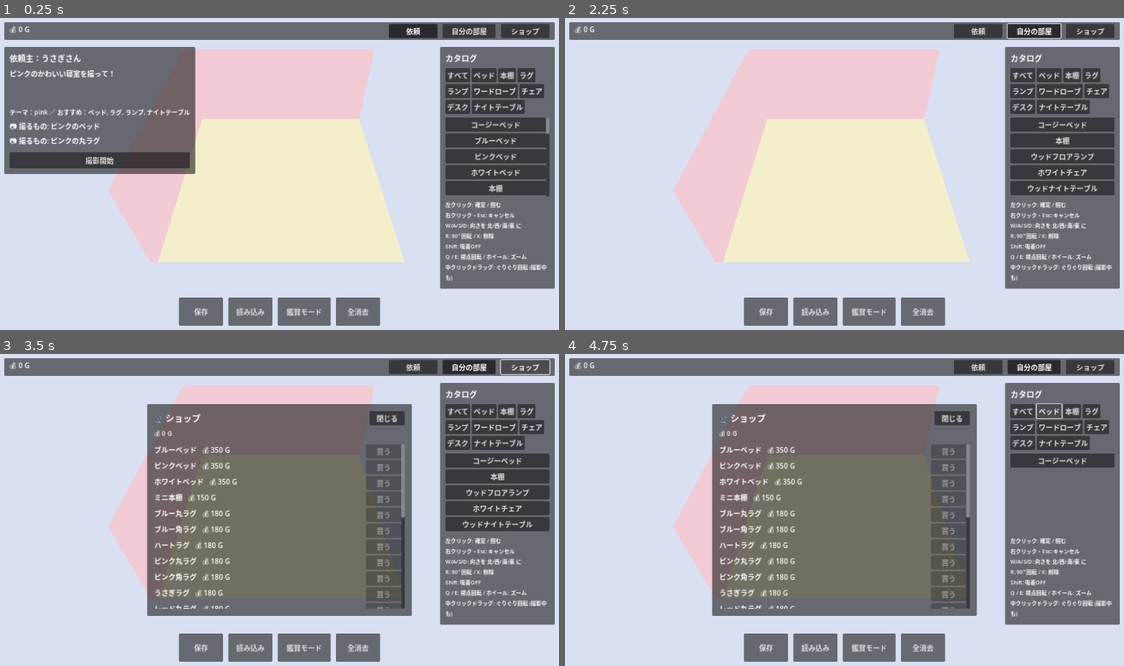
Above: before the commit, frames 1-4 (two rows, left to right).
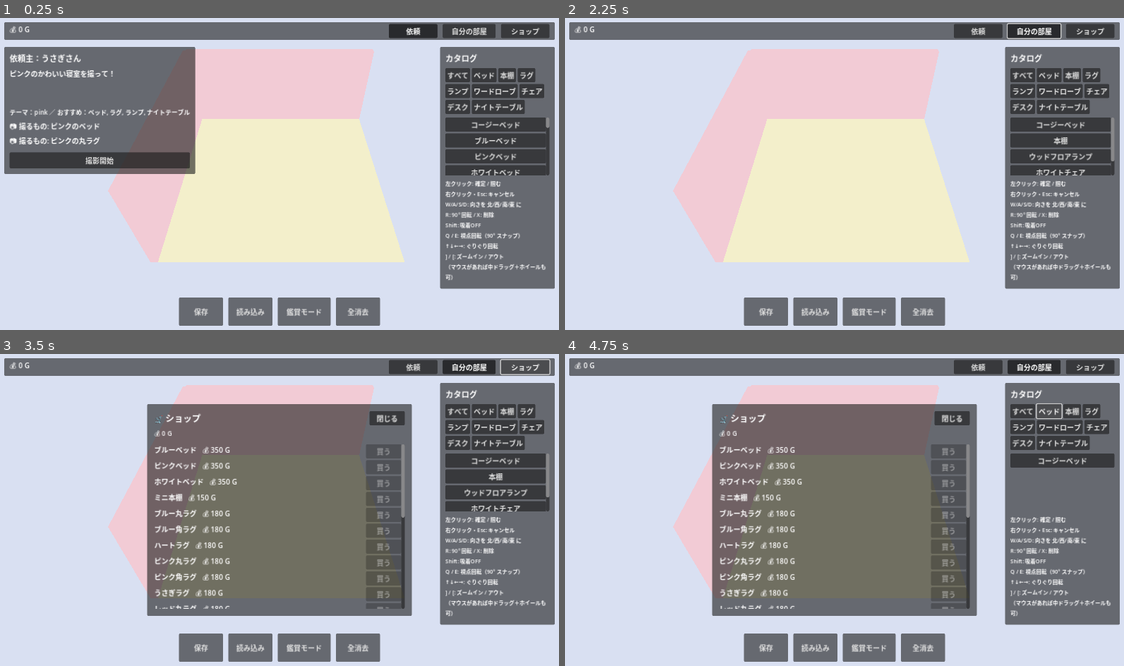
Above: after the commit, the same moments.

Repository: murasakiutau-create/3dgame
Game: Godot game, scene res://scenes/main.tscn
The game is run twice, just before and just after one commit, with the same random seed, the same clock (stepped at 60 frames per second) and the same inputs.
Inputs:
- Up to frame 1 (0.25 s): no input
- Up to frame 2 (2.25 s): click "撮影開始" at 0.5 s; click "依頼" at 1.25 s; click "自分の部屋" at 2 s
- Up to frame 3 (3.5 s): click "ショップ" at 2.75 s
- Up to frame 4 (4.75 s): click "すべて" at 3.5 s; click "ベッド" at 4.25 s

The runs differ from the first frame. In frame 1, 2.2% of the frame differs, in the area x 79-99%, y 34-85%; in frame 2, 2.6%, in the area x 79-99%, y 31-85%; in frame 3, 2.6%; in frame 4, 1.3%.

Commit message:
Add keyboard-only orbit and zoom for trackpad users
User has no mouse, so middle-drag and scroll wheel are not usable.
Adds in CameraIso._process:
- Arrow keys (←→↑↓): smooth orbit (yaw on horizontal, pitch on
  vertical, clamped). Held keys keep rotating at key_orbit_speed
  rad/sec.
- [ / ]: smooth zoom out / in along the rig-local Z, clamped to
  [dist_min, dist_max] at key_zoom_speed m/sec.

Mouse middle-drag and wheel still work for users who have them.
Help label in the catalog panel lists the keyboard fallbacks.

https://claude.ai/code/session_01RRmySoUvZSXSjVHeDV4xL9

Diff:
--- a/scripts/camera_iso.gd
+++ b/scripts/camera_iso.gd
@@ -11,6 +11,9 @@
 @export var dist_min: float = 1.2
 @export var dist_max: float = 18.0
 @export var dist_step: float = 0.6
+
+@export var key_orbit_speed: float = 1.6   # rad/sec (arrow keys)
+@export var key_zoom_speed: float = 4.0    # m/sec ([ / ] keys)
 
 const PITCH_MIN: float = -PI * 0.5 + 0.05    # almost looking straight down
 const PITCH_MAX: float = -0.05               # just above horizontal
@@ -28,6 +31,32 @@
 	camera.make_current()
 	_saved_rig_transform = transform
 	_saved_camera_transform = camera.transform
+
+func _process(delta: float) -> void:
+	# Keyboard alternatives for trackpad / no-mouse users.
+	var dx: float = 0.0
+	var dy: float = 0.0
+	if Input.is_key_pressed(KEY_LEFT):
+		dx -= 1.0
+	if Input.is_key_pressed(KEY_RIGHT):
+		dx += 1.0
+	if Input.is_key_pressed(KEY_UP):
+		dy -= 1.0
+	if Input.is_key_pressed(KEY_DOWN):
+		dy += 1.0
+	if dx != 0.0 or dy != 0.0:
+		rotation.y -= dx * key_orbit_speed * delta
+		rotation.x = clamp(rotation.x - dy * key_orbit_speed * delta, PITCH_MIN, PITCH_MAX)
+		_target_yaw = rotation.y
+	var dz: float = 0.0
+	if Input.is_key_pressed(KEY_BRACKETLEFT):
+		dz += 1.0   # [ → 引く（遠ざかる）
+	if Input.is_key_pressed(KEY_BRACKETRIGHT):
+		dz -= 1.0   # ] → 寄る（近づく）
+	if dz != 0.0:
+		var p: Vector3 = camera.position
+		p.z = clamp(p.z + dz * key_zoom_speed * delta, dist_min, dist_max)
+		camera.position = p
 
 func _unhandled_input(event: InputEvent) -> void:
 	if event is InputEventMouseButton:
--- a/ui/game_ui.tscn
+++ b/ui/game_ui.tscn
@@ -127,8 +127,10 @@
 W/A/S/D: 向きを 北/西/南/東 に
 R: 90° 回転 / X: 削除
 Shift: 吸着OFF
-Q / E: 視点回転 / ホイール: ズーム
-中クリックドラッグ: ぐりぐり回転 (撮影中も)"
+Q / E: 視点回転（90° スナップ）
+↑↓←→: ぐりぐり回転
+] / [: ズームイン / アウト
+（マウスがあれば中ドラッグ＋ホイールも可）"
 theme_override_font_sizes/font_size = 12
 autowrap_mode = 3
 
